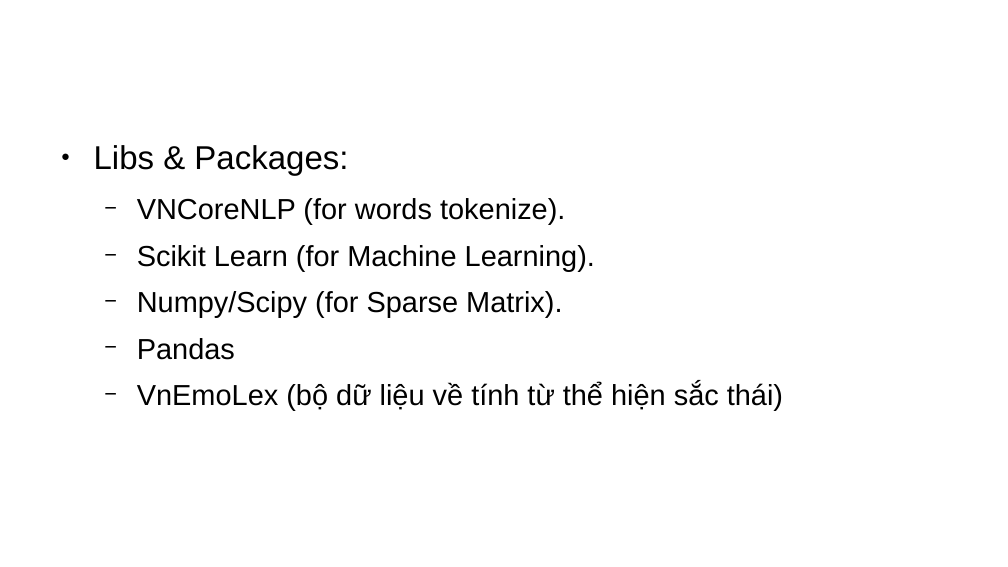
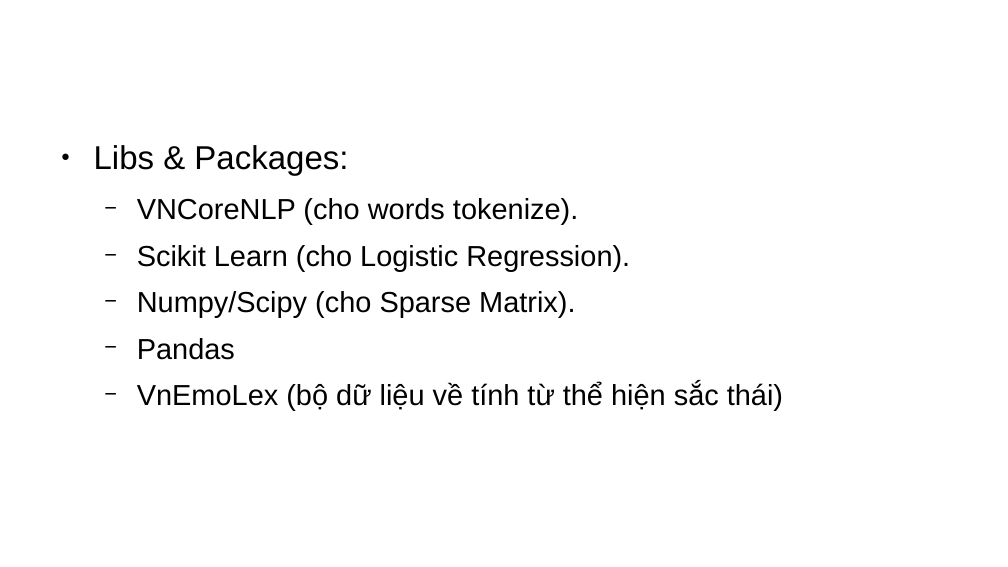
Before and after one commit to Neil-Do/HUS-NLP, a slide deck: slide 20 of Slide.odp. Drawn at 1008x567 pixels with LibreOffice and Linux fonts; fonts in the diff are those of the drawing; background and template pictures are left out. Boxes give left, top, right and bottom in pixels: in the first picture for what was removed or moved away, otherwise in the second. Text is boxed around its words. In the diff, an @@ line names an element or a change of style, - is before the commit and + after.

```diff
--- a/Slide.odp
+++ b/Slide.odp
@@ text at box(137, 198, 630, 318): text changed @@
-  − VNCoreNLP (for words tokenize).
-  − Scikit Learn (for Machine Learning).
-  − Numpy/Scipy (for Sparse Matrix).
+  − VNCoreNLP (cho words tokenize).
+  − Scikit Learn (cho Logistic Regression).
+  − Numpy/Scipy (cho Sparse Matrix).
```
Also in this commit, not shown: 2 other slides changed, 10 other files.
